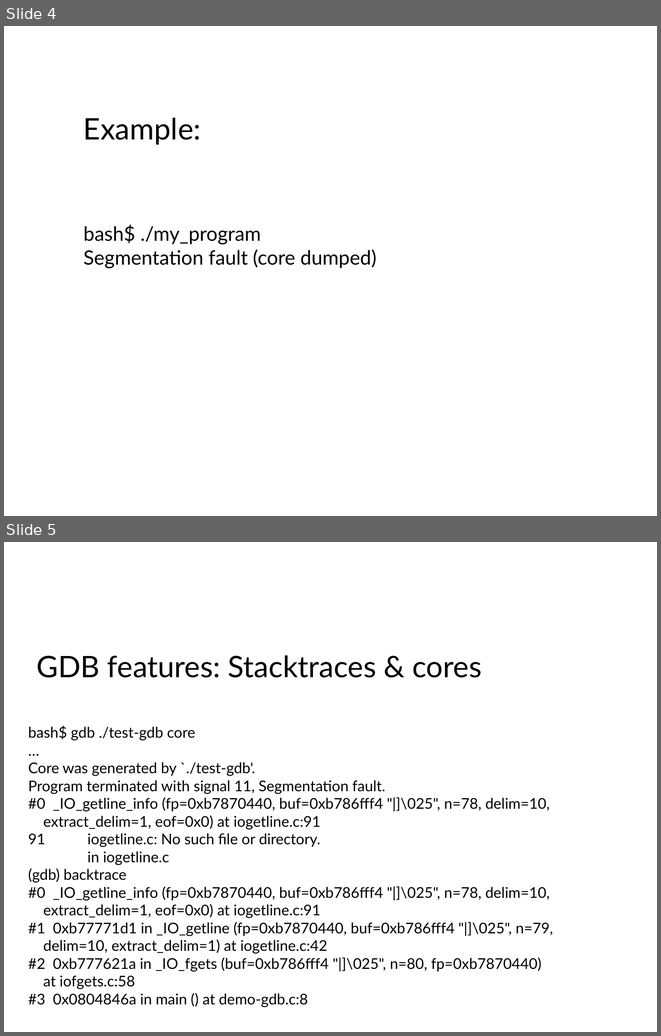
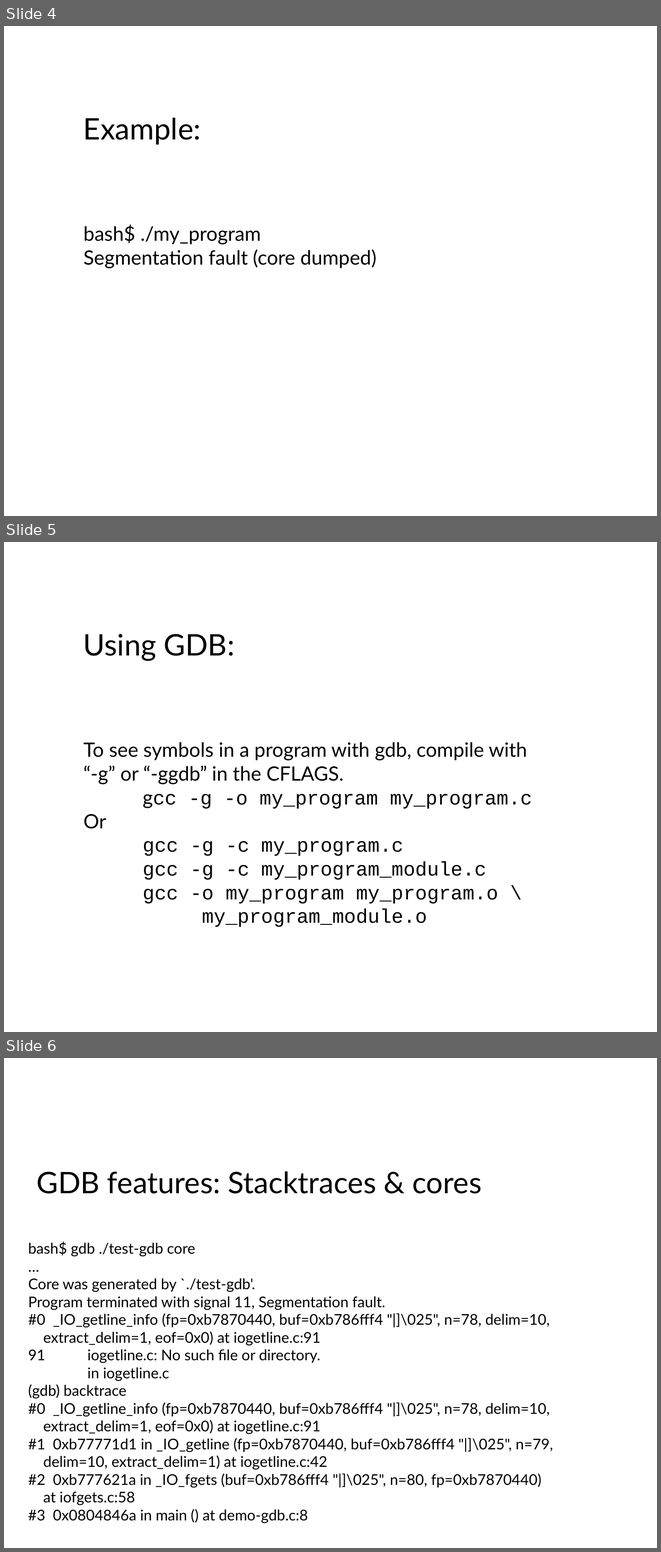
Before and after one commit to dneary/linux-devel-tools-tutorial, a slide deck: Linux Devtools.odp. Shown one above the other, each under a label of ours: slides 4 and 5 before the commit, slides 4, 5 and 6 after it. The pictures are 661x1036 and 661x1552 pixels, drawn with LibreOffice and Linux fonts; fonts in the diff are those of the drawing. Boxes give left, top, right and bottom in pixels: in the first picture for what was removed or moved away, otherwise in the second. Text is boxed around its words. In the diff, an @@ line names an element or a change of style, - is before the commit and + after.

Commit message:
Add a slide about compiler flags. Oversight.

```diff
--- a/Linux Devtools.odp
+++ b/Linux Devtools.odp
@@ slide 5 added at (4,542,657,1032), background #FFFFFF @@
@@ text added at (84,634,235,661), 36 pt, text #000000 @@
+Using GDB:
@@ text added at (84,742,532,927), 24 pt, text #000000 @@
+To see symbols in a program with gdb, compile with
+“-g” or “-ggdb” in the CFLAGS.
+gcc -g -o my_program my_program.c
+Or
+gcc -g -c my_program.c
+gcc -g -c my_program_module.c
+gcc -o my_program my_program.o \
+my_program_module.o
@@ what was slide 5 is now slide 6 @@
```
